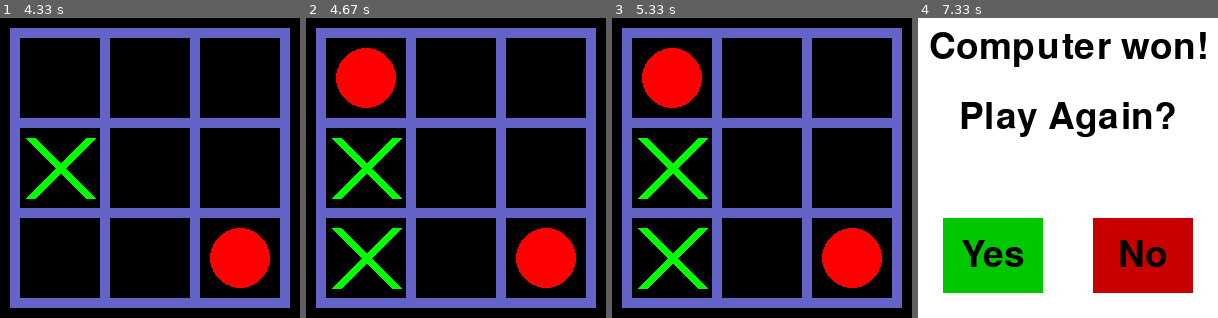
Above: before the commit, frames 1-4 (left to right).
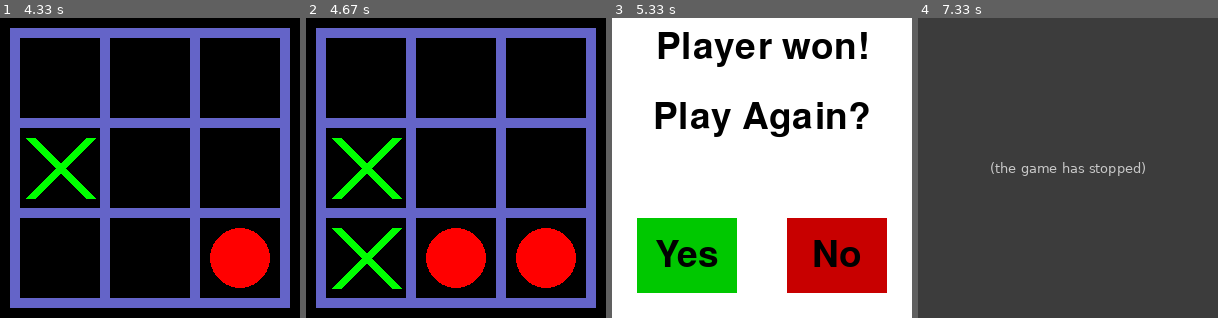
Above: after the commit, the same moments.

Repository: RITESHMOHAPATRA/TIC-TAC-TOE
Game: pygame game, started from Python/pygame1.py
Same seed, same stepped clock (60 frames per second), same inputs: the game is played once before the commit and once after it. The source is Python 2; it was converted automatically to run under Python 3.
Inputs (mouse positions are in pixels of both pictures, inside the frame that each line leads up to):
- Up to frame 1 (4.33 s): press the mouse at (219, 162) at 0.37 s; move the mouse to (138, 201) at 0.47 s; release the mouse at (57, 237) at 0.6 s; press the mouse at (240, 78) at 0.7 s; move the mouse to (144, 87) at 0.8 s; release the mouse at (48, 96) at 0.93 s; hold 2 1-1.47 s; tap 3 at 2 s; click "Yes" at 2.88 s; press the mouse at (81, 162) at 4.2 s; move the mouse to (84, 171) at 4.3 s
- Up to frame 2 (4.67 s): release the mouse at (393, 180) at 4.43 s; tap 1 at 4.5 s
- Up to frame 3 (5.33 s): tap 7 at 4.83 s
- Up to frame 4 (7.33 s): press the mouse at (993, 255) at 5.7 s; move the mouse to (987, 183) at 5.8 s; release the mouse at (981, 111) at 5.93 s; tap 2 at 6 s; press the mouse at (1158, 168) at 6.37 s; move the mouse to (1113, 138) at 6.47 s; release the mouse at (1068, 108) at 6.6 s; hold Esc 6.67-7.13 s

Frame 1 is identical in both runs. In frame 2, 6.2% of the frame differs, in the area x 10-60%, y 10-90%; in frame 3, 97%; in frame 4, 100%, in the area x 0-100%, y 0-100%.
After the commit the program exited at 7.18 s; later frames show no game.

Commit message:
Very basic implementation of Minimax. Includes Bugs awaiting to be fixed.

Diff:
--- /dev/null
+++ b/Python/Mini.py
@@ -0,0 +1,252 @@
+import random
+import pygame
+
+class Tic(object):
+    winning_combos = (
+        [0, 1, 2], [3, 4, 5], [6, 7, 8],
+        [0, 3, 6], [1, 4, 7], [2, 5, 8],
+        [0, 4, 8], [2, 4, 6])
+
+    winners = ('X-win', 'Draw', 'O-win')
+
+    def __init__(self):
+        self.screen = pygame.display.set_mode((300, 300))
+        self.color = (100, 100, 200)
+        self.black = (0,0,0)
+        self.white = (255,255,255)
+        self.red = (200,0,0)
+        self.green = (0,200,0)
+        self.bright_red = (255,0,0)
+        self.bright_green = (0,255,0)
+
+    def update_surface(self,letter,position):
+        #All the X's and O's carefully set to be in the center of their respective boxes.
+        #O's are basic circles whereas X's are combination of two lines for better visual effect.
+        if letter == 'X':
+            if(position == 7):
+                pygame.draw.line(self.screen, self.bright_green, (30, 210), (90, 270), 10)
+                pygame.draw.line(self.screen, self.bright_green, (30, 270), (90, 210), 10)
+            if(position == 8):
+                pygame.draw.line(self.screen, self.bright_green, (120, 210), (180, 270), 10)
+                pygame.draw.line(self.screen, self.bright_green, (120, 270), (180, 210), 10)
+            if(position == 9):
+                pygame.draw.line(self.screen, self.bright_green, (210, 210), (270, 270), 10)
+                pygame.draw.line(self.screen, self.bright_green, (210, 270), (270, 210), 10)
+            if(position == 4):
+                pygame.draw.line(self.screen, self.bright_green, (30, 120), (90, 180), 10)
+                pygame.draw.line(self.screen, self.bright_green, (30, 180), (90, 120), 10)
+            if(position == 5):
+                pygame.draw.line(self.screen, self.bright_green, (120, 120), (180, 180), 10)
+                pygame.draw.line(self.screen, self.bright_green, (120, 180), (180, 120), 10)
+            if(position == 6):
+                pygame.draw.line(self.screen, self.bright_green, (210, 120), (270, 180), 10)
+                pygame.draw.line(self.screen, self.bright_green, (210, 180), (270, 120), 10)
+            if(position == 1):
+                pygame.draw.line(self.screen, self.bright_green, (30, 30), (90, 90), 10)
+                pygame.draw.line(self.screen, self.bright_green, (30, 90), (90, 30), 10)
+            if(position == 2):
+                pygame.draw.line(self.screen, self.bright_green, (120, 30), (180, 90), 10)
+                pygame.draw.line(self.screen, self.bright_green, (120, 90), (180, 30), 10)
+            if(position == 3):
+                pygame.draw.line(self.screen, self.bright_green, (210, 30), (270, 90), 10)
+                pygame.draw.line(self.screen, self.bright_green, (210, 90), (270, 30), 10)
+        if letter == 'O':
+            if(position == 7):
+                pygame.draw.circle(self.screen,self.bright_red, (60,240), 30)
+            if(position == 8):
+                pygame.draw.circle(self.screen,self.bright_red, (150,240), 30)
+            if(position == 9):
+                pygame.draw.circle(self.screen,self.bright_red, (240,240), 30)
+            if(position == 4):
+                pygame.draw.circle(self.screen,self.bright_red, (60,150), 30)
+            if(position == 5):
+                pygame.draw.circle(self.screen,self.bright_red, (150,150), 30)
+            if(position == 6):
+                pygame.draw.circle(self.screen,self.bright_red, (240,150), 30)
+            if(position == 1):
+                pygame.draw.circle(self.screen,self.bright_red, (60,60), 30)
+            if(position == 2):
+                pygame.draw.circle(self.screen,self.bright_red, (150,60), 30)
+            if(position == 3):
+                pygame.draw.circle(self.screen,self.bright_red, (240,60), 30)
+
+    def initialize(self):
+        self.screen.fill(self.black)
+        self.squares = []
+        if len(self.squares) == 0:
+            self.squares = [None for i in range(9)]
+        #Each square of the game grid is made by four lines of 10 pixel density each.
+        #The original rectangle function isnt used because it creates blurred pixels on the edges which is not visually attractive.
+        pygame.draw.rect(self.screen, self.color, pygame.Rect(10, 10, 100, 10))
+        pygame.draw.rect(self.screen, self.color, pygame.Rect(10, 10, 10, 100))
+        pygame.draw.rect(self.screen, self.color, pygame.Rect(100, 10, 10, 100))
+        pygame.draw.rect(self.screen, self.color, pygame.Rect(10, 100, 100, 10))
+
+        pygame.draw.rect(self.screen, self.color, pygame.Rect(100, 10, 90, 10))
+        pygame.draw.rect(self.screen, self.color, pygame.Rect(100, 100, 90, 10))
+        pygame.draw.rect(self.screen, self.color, pygame.Rect(190, 10, 10, 100))
+
+        pygame.draw.rect(self.screen, self.color, pygame.Rect(200, 10, 90, 10))
+        pygame.draw.rect(self.screen, self.color, pygame.Rect(200, 100, 90, 10))
+        pygame.draw.rect(self.screen, self.color, pygame.Rect(280, 10, 10, 100))
+
+        pygame.draw.rect(self.screen, self.color, pygame.Rect(10, 100, 10, 90))
+        pygame.draw.rect(self.screen, self.color, pygame.Rect(100, 100, 10, 90))
+        pygame.draw.rect(self.screen, self.color, pygame.Rect(10, 190, 100, 10))
+
+        pygame.draw.rect(self.screen, self.color, pygame.Rect(100, 100, 10, 90))
+        pygame.draw.rect(self.screen, self.color, pygame.Rect(190, 100, 10, 90))
+        pygame.draw.rect(self.screen, self.color, pygame.Rect(100, 190, 100, 10))
+
+        pygame.draw.rect(self.screen, self.color, pygame.Rect(280, 100, 10, 90))
+        pygame.draw.rect(self.screen, self.color, pygame.Rect(280, 100, 10, 90))
+        pygame.draw.rect(self.screen, self.color, pygame.Rect(190, 190, 100, 10))
+
+        pygame.draw.rect(self.screen, self.color, pygame.Rect(10, 190, 10, 90))
+        pygame.draw.rect(self.screen, self.color, pygame.Rect(100, 190, 10, 90))
+        pygame.draw.rect(self.screen, self.color, pygame.Rect(10, 280, 100, 10))
+
+        pygame.draw.rect(self.screen, self.color, pygame.Rect(100, 190, 10, 90))
+        pygame.draw.rect(self.screen, self.color, pygame.Rect(190, 190, 10, 90))
+        pygame.draw.rect(self.screen, self.color, pygame.Rect(100, 280, 100, 10))
+
+        pygame.draw.rect(self.screen, self.color, pygame.Rect(280, 190, 10, 90))
+        pygame.draw.rect(self.screen, self.color, pygame.Rect(280, 190, 10, 90))
+        pygame.draw.rect(self.screen, self.color, pygame.Rect(190, 280, 100, 10))
+
+
+    # def show(self):
+    #     for element in [self.squares[i:i + 3] for i in range(0, len(self.squares), 3)]:
+    #         print (element)
+
+    def available_moves(self):
+        """what spots are left empty?"""
+        return [k for k, v in enumerate(self.squares) if v is None]
+
+    def available_combos(self, player):
+        """what combos are available?"""
+        return self.available_moves() + self.get_squares(player)
+
+    def complete(self):
+        """is the game over?"""
+        if None not in [v for v in self.squares]:
+            return True
+        if self.winner() != 0:
+            return True
+        return False
+
+    def X_won(self):
+        return self.winner() == 'X'
+
+    def O_won(self):
+        return self.winner() == 'O'
+
+    def tied(self):
+        return self.complete() == True and self.winner() is None
+
+    def winner(self):
+        for player in ('X', 'O'):
+            positions = self.get_squares(player)
+            for combo in self.winning_combos:
+                win = True
+                for pos in combo:
+                    if pos not in positions:
+                        win = False
+                if win:
+                    if player == 'X':
+                        return 'Player'
+                    else:
+                        return 'Computer'
+        return 0
+
+    def get_squares(self, player):
+        """squares that belong to a player"""
+        return [k for k, v in enumerate(self.squares) if v == player]
+
+    def make_move(self, position, player):
+        """place on square on the board"""
+        self.squares[position] = player
+
+
+    def alphabeta(self, node, player, alpha, beta):
+        if node.complete():
+            if node.X_won():
+                return -10
+            elif node.tied():
+                return 0
+            elif node.O_won():
+                return 10
+        for move in node.available_moves():
+            node.make_move(move, player)
+            val = self.alphabeta(node, get_enemy(player), alpha, beta)
+            node.make_move(move, None)
+            if player == 'O':
+                if val > alpha:
+                    alpha = val
+                if alpha >= beta:
+                    return beta
+            else:
+                if val < beta:
+                    beta = val
+                if beta <= alpha:
+                    return alpha
+        if player == 'O':
+            return alpha
+        else:
+            return beta
+
+
+def determine(board, player):
+    a = -2
+    choices = []
+    if len(board.available_moves()) == 9:
+        return 4
+    for move in board.available_moves():
+        board.make_move(move, player)
+        val = board.alphabeta(board, get_enemy(player), -2, 2)
+        board.make_move(move, None)
+        # print ("move:", move + 1, "causes:", board.winners[val + 1]) ##Displays the score of each move
+        if val > a:
+            a = val
+            choices = [move]
+        elif val == a:
+            choices.append(move)
+    return random.choice(choices)
+
+
+def get_enemy(player):
+    if player == 'X':
+        return 'O'
+    return 'X'
+
+
+def nxt_turn1(key,board):
+    # board = Tic()
+        # board.show()
+
+    player = 'X'
+    player_move = key- 1
+    if not player_move in board.available_moves():
+        return 'ongoing'
+    board.make_move(player_move, player)
+    board.update_surface(player,player_move + 1)
+        # board.show()
+
+    if board.complete():
+        if board.winner():
+            return board.winner()
+        else:
+            return 'Draw'
+
+    player = 'O'
+    computer_move = determine(board, player)
+    board.make_move(computer_move, player)
+    board.update_surface(player,computer_move + 1)
+        # board.show()
+    if board.complete():
+        if board.winner():
+            return board.winner()
+        else:
+            return 'Draw'
+
+    return 'ongoing'
--- a/Python/pygame1.py
+++ b/Python/pygame1.py
@@ -1,8 +1,11 @@
 import pygame
 from tictactoe import Board
+import Mini
+from Mini import Tic
 
 pygame.init()
 board = Board()
+tic = Tic()
 clock = pygame.time.Clock()
 font = pygame.font.SysFont("comicsansms", 72)
 
@@ -55,6 +58,65 @@
   			quit()
 
 def comp_play():
+	done = False
+	tic.initialize()
+	value = 'ongoing'
+	while not done:
+	        for event in pygame.event.get():
+	            mouse = pygame.mouse.get_pos()
+	            click = pygame.mouse.get_pressed()
+	            if event.type == pygame.QUIT or event.type == pygame.KEYUP and event.key == pygame.K_ESCAPE:
+	                done = True
+	            #Input involves two methods, one by pressing keys and other by mouse input. This part is key input.
+	            if event.type == pygame.KEYUP and event.key == pygame.K_KP1 or event.type == pygame.KEYUP and event.key == pygame.K_1:
+	                value = Mini.nxt_turn1(7,tic)
+	            if event.type == pygame.KEYUP and event.key == pygame.K_KP2 or event.type == pygame.KEYUP and event.key == pygame.K_2:
+	                value = Mini.nxt_turn1(8,tic)
+	            if event.type == pygame.KEYUP and event.key == pygame.K_KP3 or event.type == pygame.KEYUP and event.key == pygame.K_3:
+	                value = Mini.nxt_turn1(9,tic)
+	            if event.type == pygame.KEYUP and event.key == pygame.K_KP4 or event.type == pygame.KEYUP and event.key == pygame.K_4:
+	                value = Mini.nxt_turn1(4,tic)
+	            if event.type == pygame.KEYUP and event.key == pygame.K_KP5 or event.type == pygame.KEYUP and event.key == pygame.K_5:
+	                value = Mini.nxt_turn1(5,tic)
+	            if event.type == pygame.KEYUP and event.key == pygame.K_KP6 or event.type == pygame.KEYUP and event.key == pygame.K_6:
+	                value = Mini.nxt_turn1(6,tic)
+	            if event.type == pygame.KEYUP and event.key == pygame.K_KP7 or event.type == pygame.KEYUP and event.key == pygame.K_7:
+	                value = Mini.nxt_turn1(1,tic)
+	            if event.type == pygame.KEYUP and event.key == pygame.K_KP8 or event.type == pygame.KEYUP and event.key == pygame.K_8:
+	                value = Mini.nxt_turn1(2,tic)
+	            if event.type == pygame.KEYUP and event.key == pygame.K_KP9 or event.type == pygame.KEYUP and event.key == pygame.K_9:
+	                value = Mini.nxt_turn1(3,tic)
+	            #This part is mouse input. Functions called only if the mouse is clicked at its certain domain defined by x and y coordinates.
+	            if 100>mouse[0]>20 and 280>mouse[1]>200 and click[0] == 1:
+	                value = Mini.nxt_turn1(1,tic)
+	            if 190>mouse[0]>110 and 280>mouse[1]>200 and click[0] == 1:
+	                value = Mini.nxt_turn1(2,tic)
+	            if 280>mouse[0]>200 and 280>mouse[1]>200 and click[0] == 1:
+	                value = Mini.nxt_turn1(3,tic)
+	            if 100>mouse[0]>20 and 190>mouse[1]>110 and click[0] == 1:
+	                value = Mini.nxt_turn1(4,tic)
+	            if 190>mouse[0]>110 and 190>mouse[1]>110 and click[0] == 1:
+	                value = Mini.nxt_turn1(5,tic)
+	            if 280>mouse[0]>200 and 190>mouse[1]>110 and click[0] == 1:
+	                value = Mini.nxt_turn1(6,tic)
+	            if 100>mouse[0]>20 and 100>mouse[1]>20 and click[0] == 1:
+	                value = Mini.nxt_turn1(7,tic)
+	            if 190>mouse[0]>110 and 100>mouse[1]>20 and click[0] == 1:
+	                value = Mini.nxt_turn1(8,tic)
+	            if 280>mouse[0]>200 and 100>mouse[1]>20 and click[0] == 1:
+	                value = Mini.nxt_turn1(9,tic)
+
+		pygame.display.flip()
+		if value != 'ongoing':
+			done = True
+	if value == 'Player':
+		game_end('Player')
+	if value == 'Computer':
+		game_end('Computer')
+	if value == 'Draw':
+		game_end(0)
+
+def comp_play_easy():
 	done = False
 	board.initialize()
 	value = 'ongoing'
